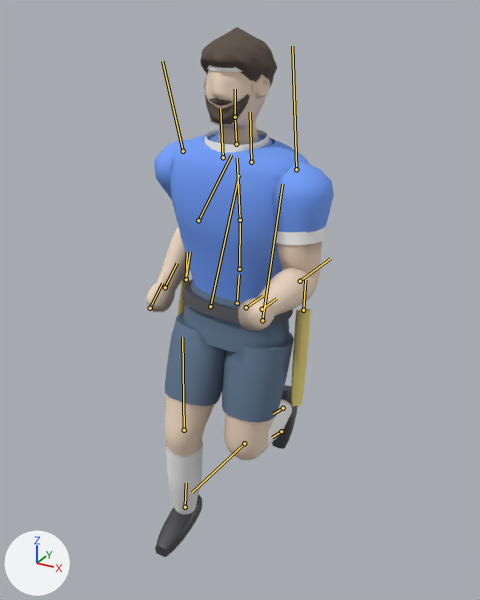
The glTF model flagster/lib/flagplayer.glb: old version first, new version second.
Both versions are drawn from a camera (50 mm lens) standing at (0.984, -1.809, 1.894) and looking at (-0.049, 0.07, 0.955). The lights are fixed; the arrows at lower left show +X, +Y and +Z. The older version comes first. Both versions are drawn at frame 10 of the action 'Jog'; the numbers are the values there. The bones that change, and the others that lie on the model, are drawn over the model as lines.

In view in the first picture: 'band', 'beard_full', 'belt', 'flag', 'hair_afro', 'hair_fade', 'hair_locs', 'head', 'jersey', 'shoes', 'shorts', 'skin', 'socks', 'trim'.
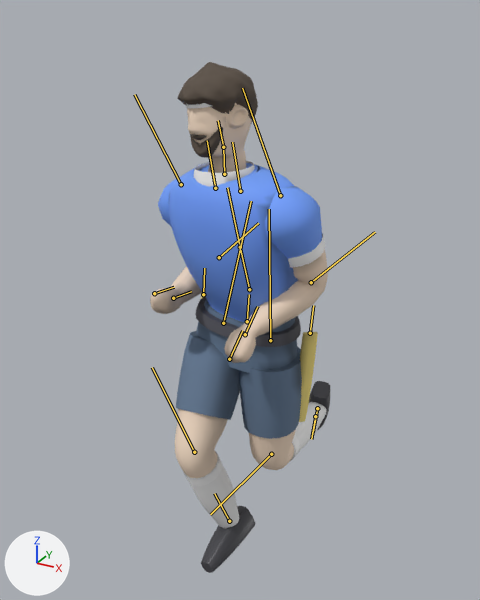
Location of each change, [x1, y1, x2, y2] in pixels of the pictures (480 x 600 px):
'jersey', posed (9% narrower, 6% shorter)
    before: [154, 133, 334, 303]
    after: [158, 163, 322, 322]
'skin', posed
    before: [146, 126, 322, 460]
    after: [150, 154, 328, 478]
'shorts', posed
    before: [165, 280, 294, 422]
    after: [176, 299, 302, 439]
'hair_afro', posed (8% shorter)
    before: [200, 27, 277, 79]
    after: [178, 62, 256, 110]
'socks', posed (13% wider, 9% taller)
    before: [167, 399, 292, 515]
    after: [185, 402, 326, 528]
'head', posed (7% shorter)
    before: [204, 70, 270, 129]
    after: [187, 103, 252, 158]
'shoes', posed (10% narrower, 12% taller)
    before: [155, 385, 298, 557]
    after: [201, 381, 330, 573]
'trim', posed (11% narrower)
    before: [166, 129, 326, 464]
    after: [183, 161, 325, 486]
'belt', posed (9% taller)
    before: [182, 279, 293, 325]
    after: [195, 297, 301, 347]
'flag', posed (12% narrower)
    before: [178, 277, 311, 407]
    after: [201, 293, 318, 422]
'hair_locs', posed
    before: [201, 38, 274, 87]
    after: [181, 71, 258, 123]
'band', posed (mostly hidden)
    before: [207, 65, 243, 72]
    after: [186, 103, 211, 108]
'hair_fade', posed (mostly hidden)
    before: [207, 71, 263, 82]
    after: [211, 104, 252, 119]
bone 'Hips', root to tip
    before: (237, 303) to (239, 274)
    after: (247, 321) to (249, 294)
bone 'Spine', root to tip
    before: (239, 269) to (240, 220)
    after: (249, 289) to (240, 247)
bone 'Chest', root to tip
    before: (240, 220) to (237, 158)
    after: (240, 247) to (227, 187)
bone 'Neck', root to tip
    before: (236, 144) to (235, 117)
    after: (224, 174) to (223, 147)
bone 'Head', root to tip
    before: (235, 117) to (235, 89)
    after: (223, 147) to (218, 120)
bone 'Shoulder_L', root to tip
    before: (251, 162) to (250, 112)
    after: (240, 191) to (232, 142)
bone 'UpperArm_L', root to tip
    before: (296, 169) to (292, 46)
    after: (280, 195) to (242, 88)
bone 'LowerArm_L', root to tip
    before: (300, 281) to (330, 258)
    after: (311, 282) to (375, 232)
bone 'Hand_L', root to tip
    before: (262, 309) to (276, 298)
    after: (245, 334) to (257, 306)
bone 'Shoulder_R', root to tip
    before: (223, 157) to (220, 108)
    after: (215, 188) to (207, 140)
bone 'UpperArm_R', root to tip
    before: (183, 151) to (162, 61)
    after: (181, 184) to (134, 94)
bone 'LowerArm_R', root to tip
    before: (198, 220) to (231, 155)
    after: (219, 257) to (258, 223)
bone 'Hand_R', root to tip
    before: (165, 287) to (177, 263)
    after: (173, 298) to (191, 291)
bone 'UpperLeg_L', root to tip
    before: (262, 320) to (282, 184)
    after: (270, 340) to (269, 209)
bone 'LowerLeg_L', root to tip
    before: (244, 443) to (192, 492)
    after: (271, 454) to (210, 514)
bone 'Foot_L', root to tip
    before: (283, 408) to (273, 414)
    after: (317, 408) to (313, 432)
bone 'UpperLeg_R', root to tip
    before: (210, 306) to (239, 175)
    after: (223, 323) to (251, 201)
bone 'LowerLeg_R', root to tip
    before: (184, 430) to (182, 337)
    after: (194, 452) to (152, 367)
bone 'Foot_R', root to tip
    before: (185, 507) to (186, 483)
    after: (229, 521) to (214, 493)
bone 'Flag_L', root to tip
    before: (303, 310) to (305, 280)
    after: (310, 333) to (313, 305)
bone 'Flag_R', root to tip
    before: (186, 279) to (190, 252)
    after: (203, 294) to (204, 268)

The change in detail:
Bone 'Hips' (bone_hips) moves from (-0.022, -0.025, 0.0) to (0.001, -0.102, -0.031).
Bone 'Hips' (bone_hips) turns from (0, 4, -5) to (2, -5, -5) degrees about its own x, y and z.
Bone 'Spine' (bone_spine) turns from (5, -2, 2) to (17, -3, 4) degrees about its own x, y and z.
Bone 'Chest' (bone_chest) turns from (4, -3, 1) to (-7, -1, 5) degrees about its own x, y and z.
Bone 'Neck' (bone_neck) turns from (0, 0, 0) to (-14, -6, 2) degrees about its own x, y and z.
Bone 'Head' (bone_head) turns from (-5, 1, 0) to (12, -2, 1) degrees about its own x, y and z.
Bone 'Shoulder_L' (bone_shoulder_l) turns from (0, 0, 0) to (-3, 0, 0) degrees about its own x, y and z.
Bone 'UpperArm_L' (bone_upperarm_l) turns from (-12, 2, 8) to (24, -52, -18) degrees about its own x, y and z.
Bone 'LowerArm_L' (bone_lowerarm_l) turns from (-88, 3, 0) to (-69, 23, 33) degrees about its own x, y and z.
Bone 'Hand_L' (bone_hand_l) turns from (0, 0, 0) to (42, 46, 38) degrees about its own x, y and z.
Bone 'Shoulder_R' (bone_shoulder_r) turns from (0, 0, 0) to (-3, 0, 0) degrees about its own x, y and z.
Bone 'UpperArm_R' (bone_upperarm_r) turns from (23, 3, -8) to (23, 32, 12) degrees about its own x, y and z.
Bone 'LowerArm_R' (bone_lowerarm_r) turns from (-70, -3, -1) to (-86, -33, -35) degrees about its own x, y and z.
Bone 'Hand_R' (bone_hand_r) turns from (0, 0, 0) to (-21, -31, 2) degrees about its own x, y and z.
Bone 'UpperLeg_L' (bone_upperleg_l) turns from (-11, 0, 1) to (-2, 3, 7) degrees about its own x, y and z.
Bone 'LowerLeg_L' (bone_lowerleg_l) turns from (88, 0, 0) to (87, 0, 0) degrees about its own x, y and z.
Bone 'Foot_L' (bone_foot_l) turns from (-7, 0, 0) to (20, -8, -19) degrees about its own x, y and z.
Bone 'UpperLeg_R' (bone_upperleg_r) turns from (-18, 0, -1) to (-35, 1, 12) degrees about its own x, y and z.
Bone 'LowerLeg_R' (bone_lowerleg_r) turns from (25, 0, 0) to (53, 0, 0) degrees about its own x, y and z.
Bone 'Foot_R' (bone_foot_r) turns from (-4, 0, 0) to (-13, -1, 20) degrees about its own x, y and z.
Bone 'Flag_L' (bone_flag_l) turns from (-2, 0, 3) to (0, 0, 0) degrees about its own x, y and z.
Bone 'Flag_R' (bone_flag_r) turns from (-4, 0, -3) to (0, 0, 0) degrees about its own x, y and z.
